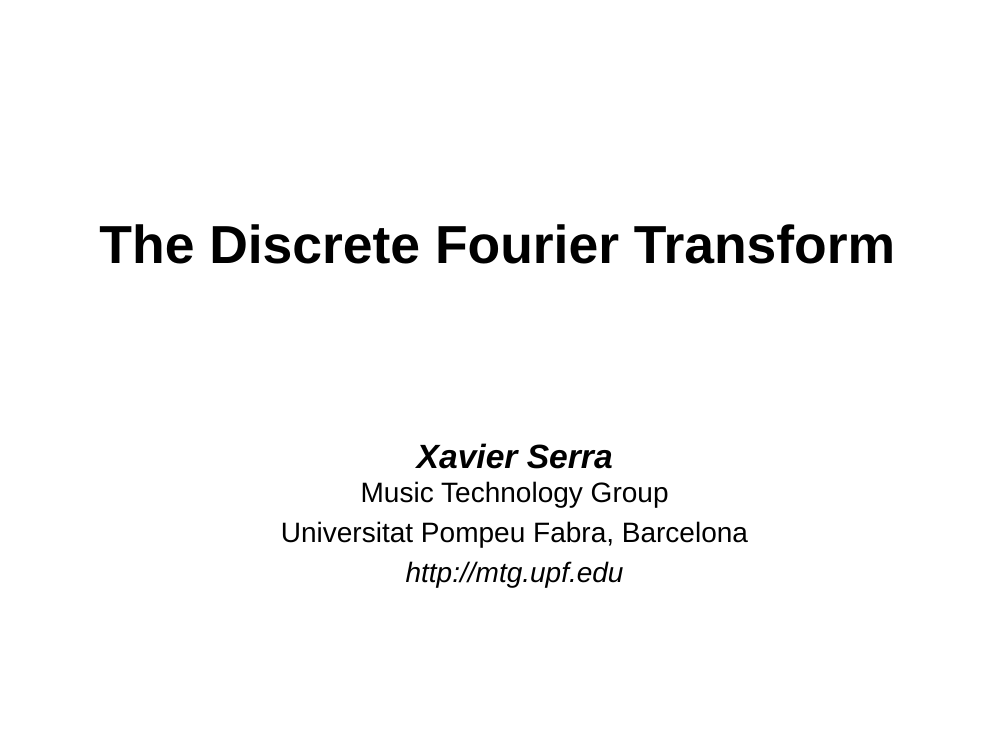
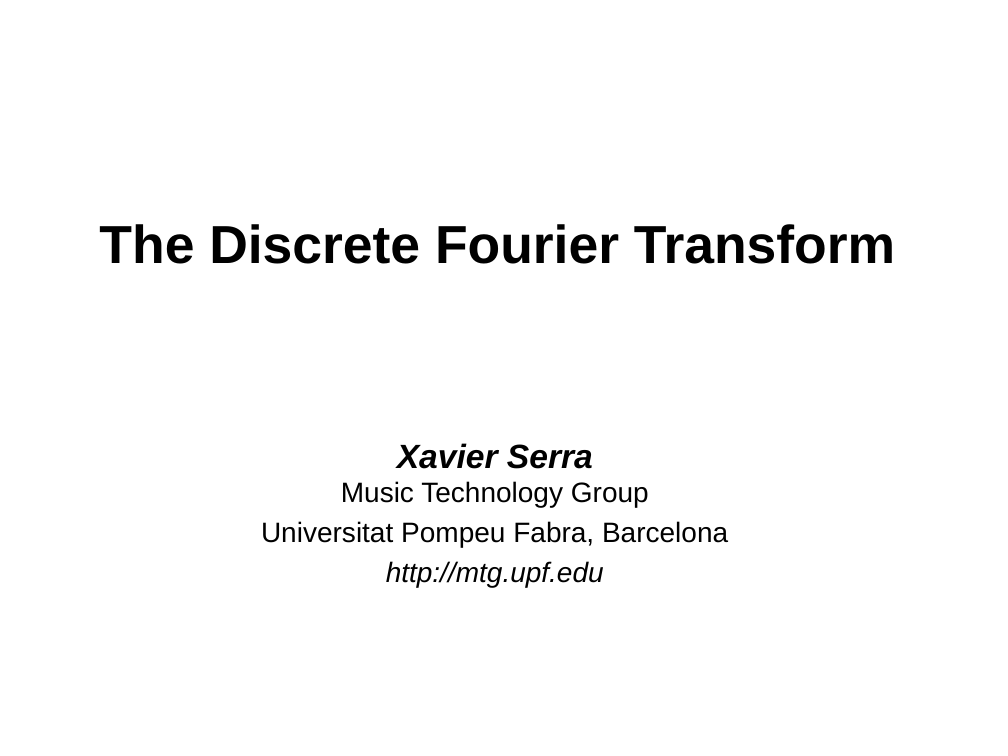
Before and after one commit to MTG/sms-tools, a slide deck: slide 1 of teaching-material/lectures/lect2-DFT/2-DFT.odp. Drawn at 1008x756 pixels with LibreOffice and Linux fonts; fonts in the diff are those of the drawing. Boxes give left, top, right and bottom in pixels: in the first picture for what was removed or moved away, otherwise in the second. Text is boxed around its words. In the diff, an @@ line names an element or a change of style, - is before the commit and + after.

```diff
--- a/teaching-material/lectures/lect2-DFT/2-DFT.odp
+++ b/teaching-material/lectures/lect2-DFT/2-DFT.odp
@@ text "Xavier Serra Music Technology Group": place and size @@
-text "Xavier Serra Music Technology Group" at (281,443,748,588)
+text "Xavier Serra Music Technology Group" at (261,443,728,588)
```
Also in this commit, not shown: 10 other files.
